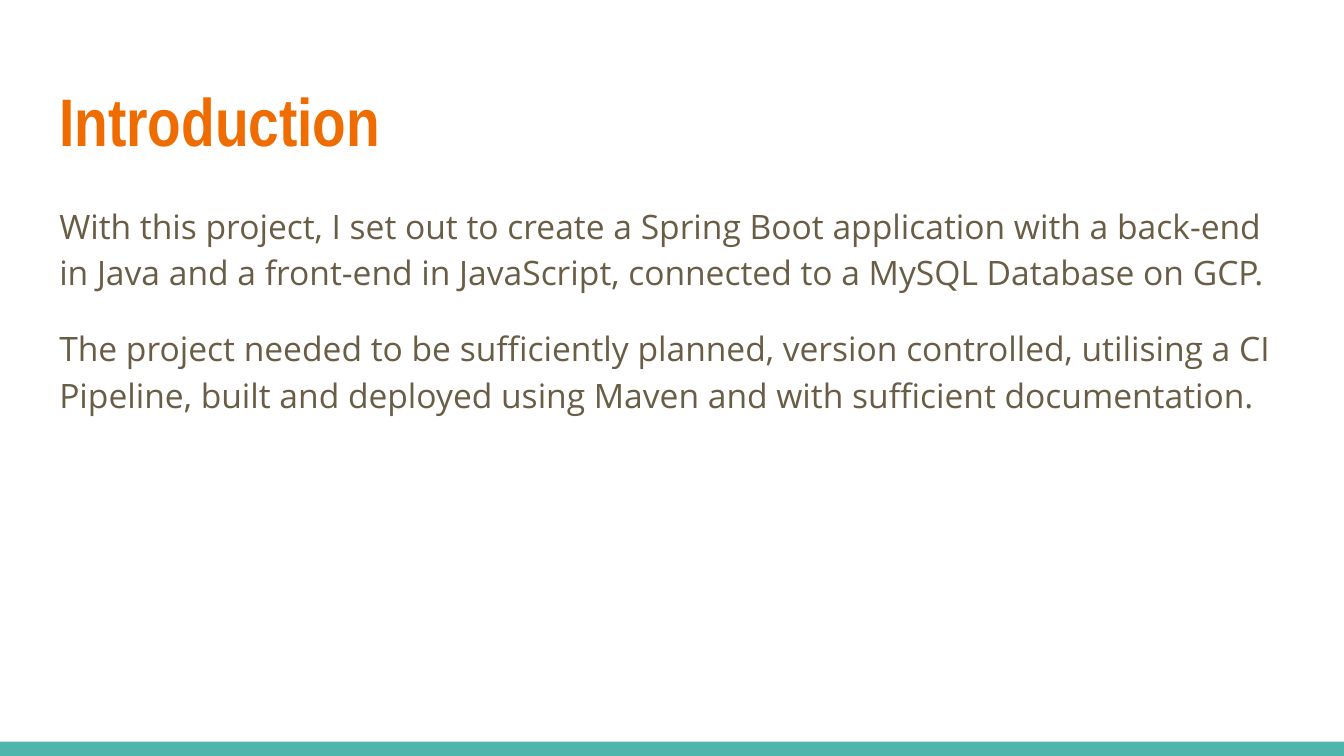
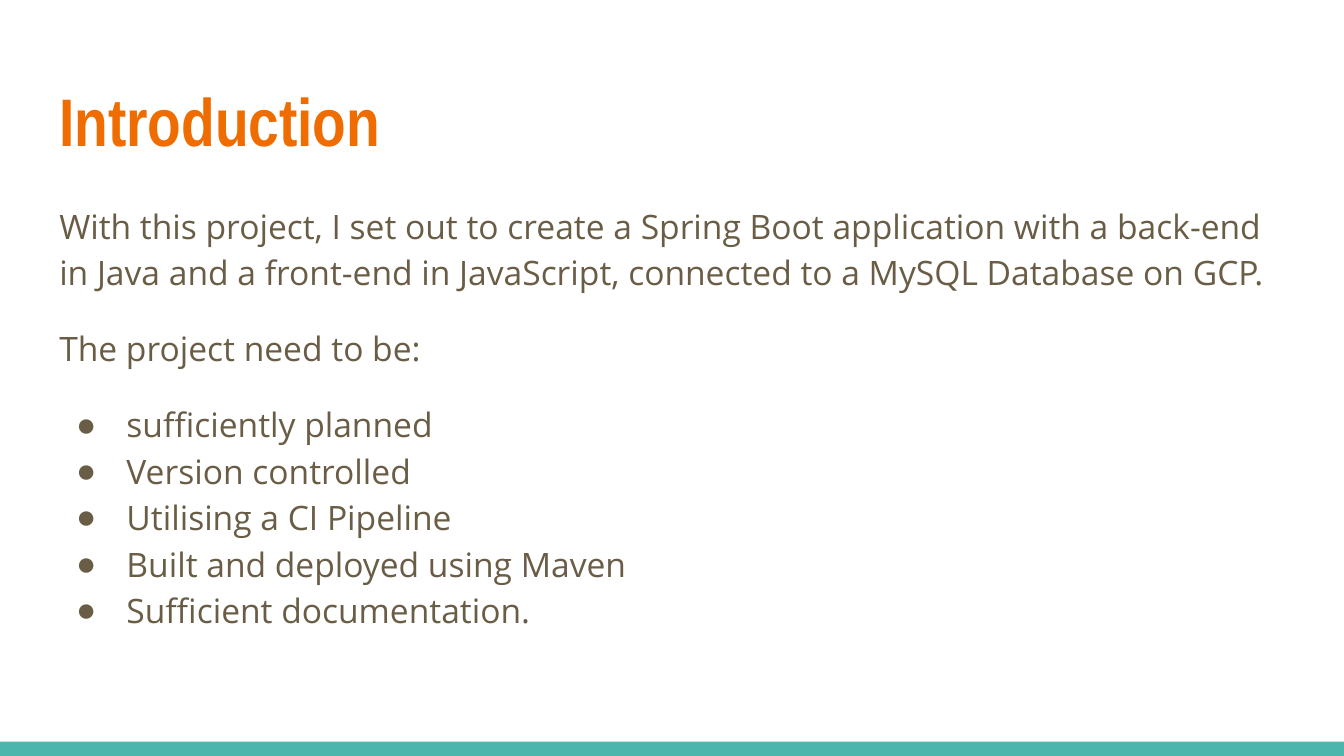
Before and after one commit to Christian-QA/redfern-dnd-website, a slide deck: slide 2 of documentation/MesaDND Presentation.pptx. Drawn at 1344x756 pixels with LibreOffice and Linux fonts; fonts in the diff are those of the drawing. Boxes give left, top, right and bottom in pixels: in the first picture for what was removed or moved away, otherwise in the second. Text is boxed around its words. In the diff, an @@ line names an element or a change of style, - is before the commit and + after.

Commit message:
Added updated presentation

```diff
--- a/documentation/MesaDND Presentation.pptx
+++ b/documentation/MesaDND Presentation.pptx
@@ text at (59,335,626,624): text changed @@
-The project needed to be sufficiently planned, version controlled, utilising a CI Pipeline, built and deployed using Maven and with sufficient documentation.
+The project need to be:
+● sufficiently planned
+● Version controlled
+● Utilising a CI Pipeline
+● Built and deployed using Maven
+● Sufficient documentation.
```
Also in this commit, not shown: 1 other slide changed, 2 other files.
